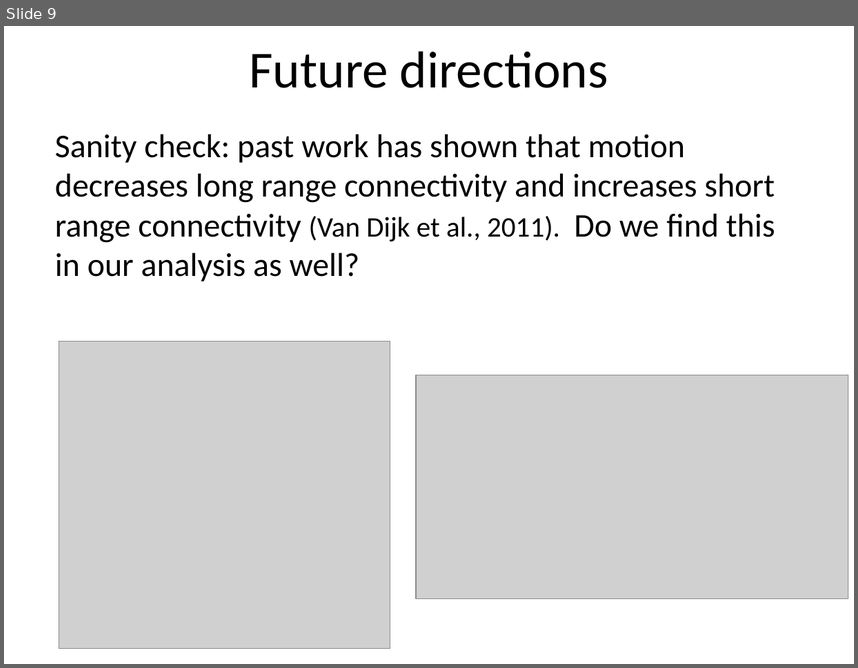
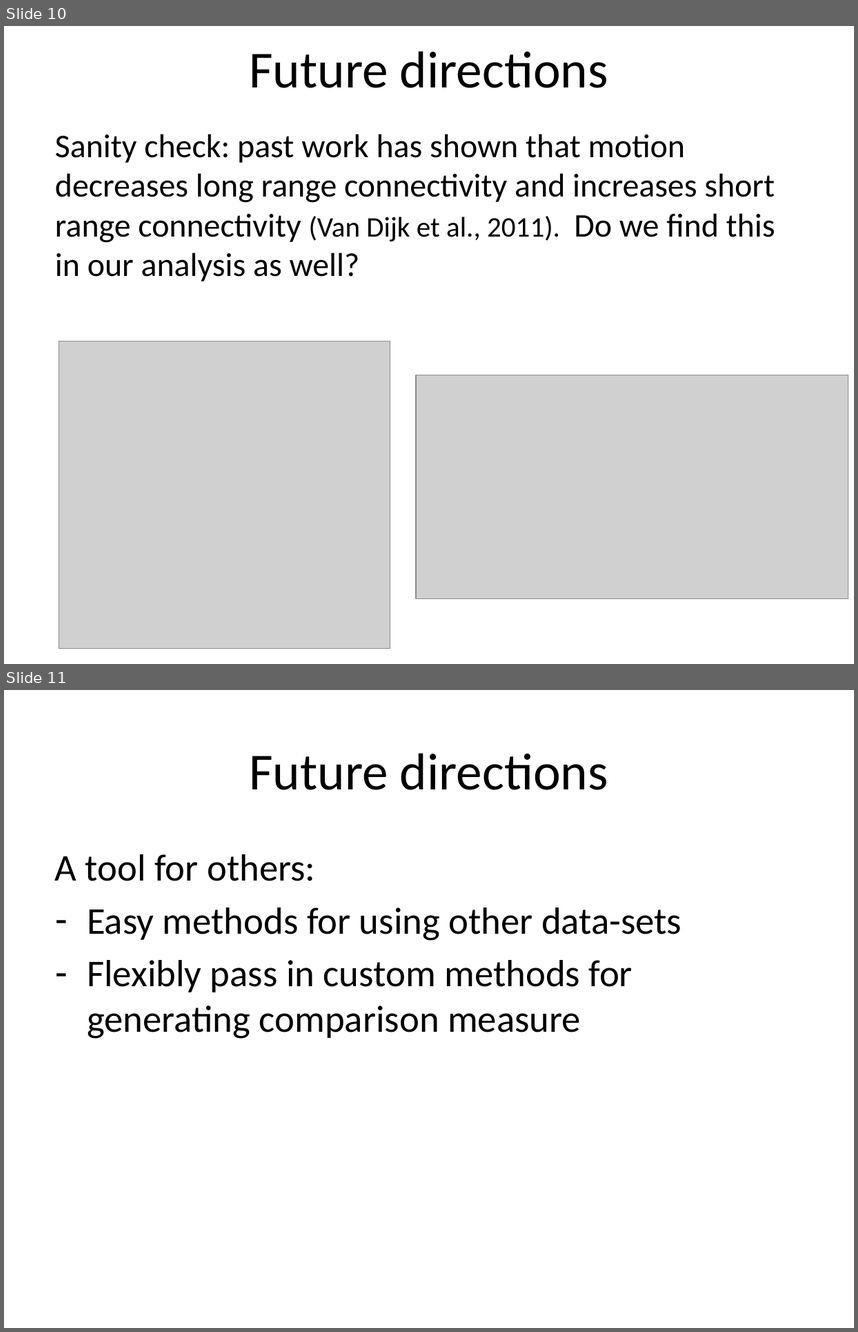
Before and after one commit to neurohackweek/kids, a slide deck: dev methodological issue.pptx. Shown one above the other, each under a label of ours: slide 9 before the commit, slides 10 and 11 after it. The pictures are 858x668 and 858x1332 pixels, drawn with LibreOffice and Linux fonts; fonts in the diff are those of the drawing; grey boxes stand for pictures. Boxes give left, top, right and bottom in pixels: in the first picture for what was removed or moved away, otherwise in the second. Text is boxed around its words. In the diff, an @@ line names an element or a change of style, - is before the commit and + after.

```diff
--- a/dev methodological issue.pptx
+++ b/dev methodological issue.pptx
@@ slide 11 added at (4,690,854,1328), background #FFFFFF @@
@@ title added at (249,753,608,790), 44 pt, text #000000 @@
+Future directions
@@ text added at (55,854,682,1038), 32 pt, text #000000 @@
+A tool for others:
+– Easy methods for using other data-sets
+– Flexibly pass in custom methods for generating comparison measure
@@ what was slide 9 is now slide 10 @@
```
Also in this commit, not shown: 1 slide changed, 1 other slide added.
